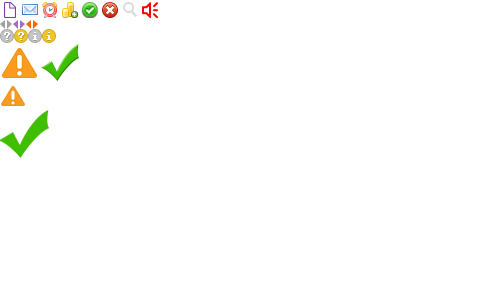
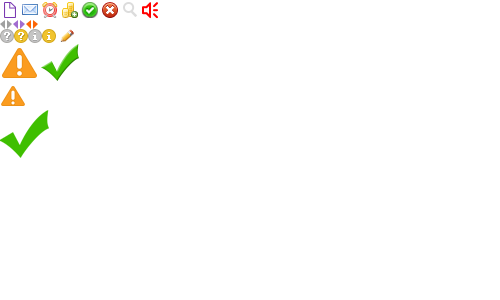
Layer changes from the first (500, 300) image to the second:
added layer "write_03" above "ico_11" over <box>60,29,74,42</box>
